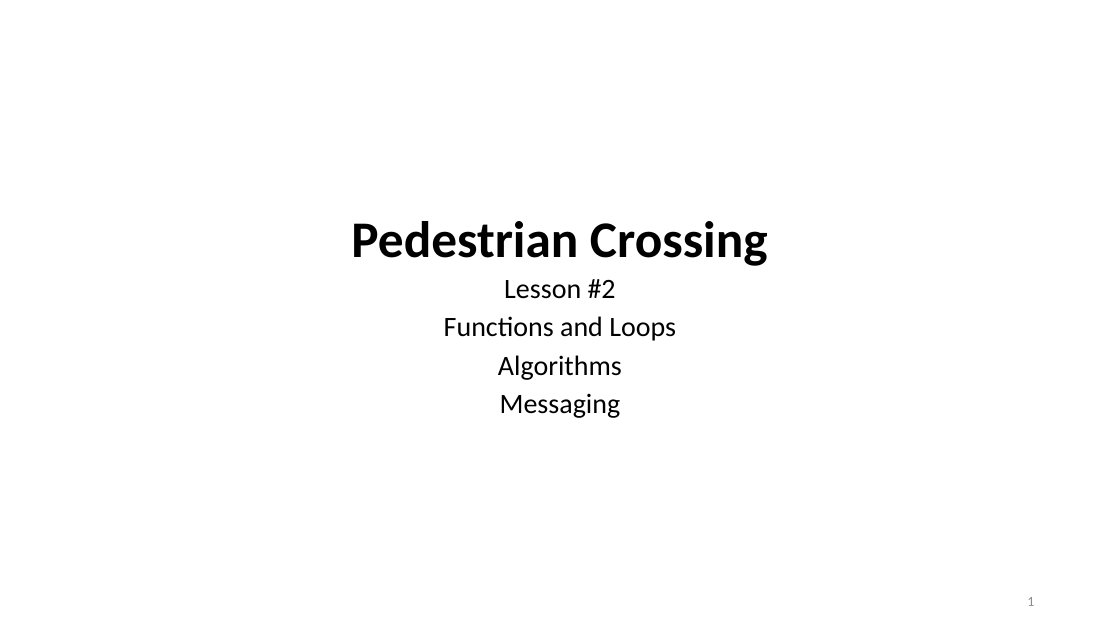
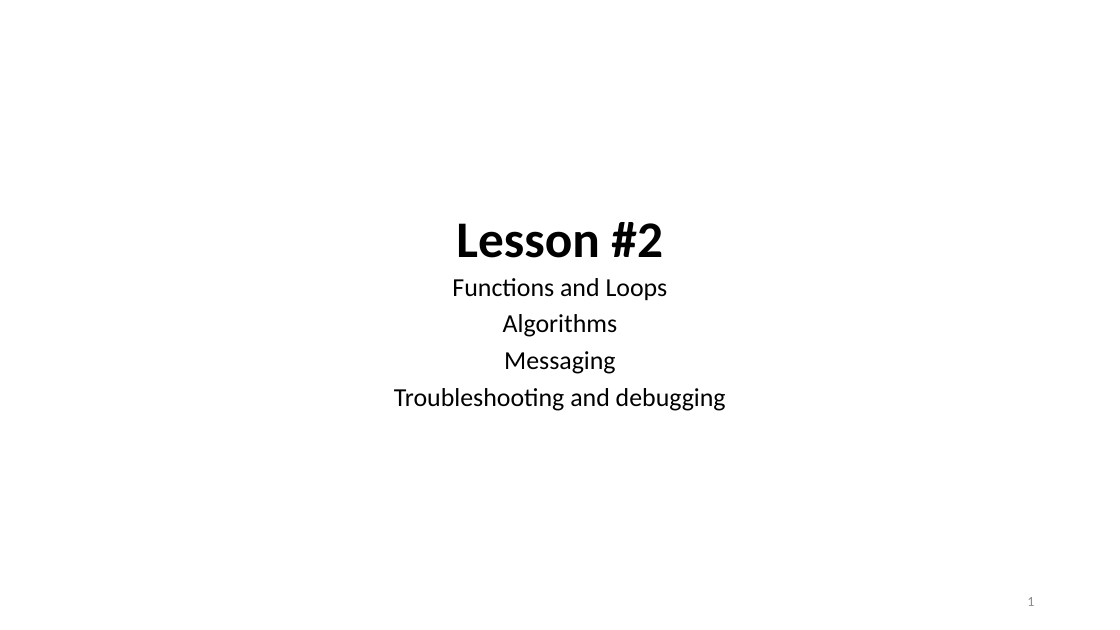
Before and after one commit to ssgoh/Intro_To_Raspberry_Pi, a slide deck: slide 1 of Week 2/021 - Lesson 2 - Pedestrian Crossing (WEEK 2).pptx. Drawn at 1120x630 pixels with LibreOffice and Linux fonts; fonts in the diff are those of the drawing. Boxes give left, top, right and bottom in pixels: in the first picture for what was removed or moved away, otherwise in the second. Text is boxed around its words. In the diff, an @@ line names an element or a change of style, - is before the commit and + after.

```diff
--- a/Week 2/021 - Lesson 2 - Pedestrian Crossing (WEEK 2).pptx
+++ b/Week 2/021 - Lesson 2 - Pedestrian Crossing (WEEK 2).pptx
@@ title at [456,222,663,258]: text changed @@
-Pedestrian Crossing
+Lesson #2
@@ subtitle at [452,278,668,374]: size 24 to 22.2 pt in "Functions and Loops", "Algorithms", "Messaging" @@
@@ subtitle at [504,279,616,299]: paragraph removed @@
-Lesson #2
@@ subtitle at [394,388,726,411]: paragraph added @@
+Troubleshooting and debugging
```
Also in this commit, not shown: 7 slides added, 3 other files.
